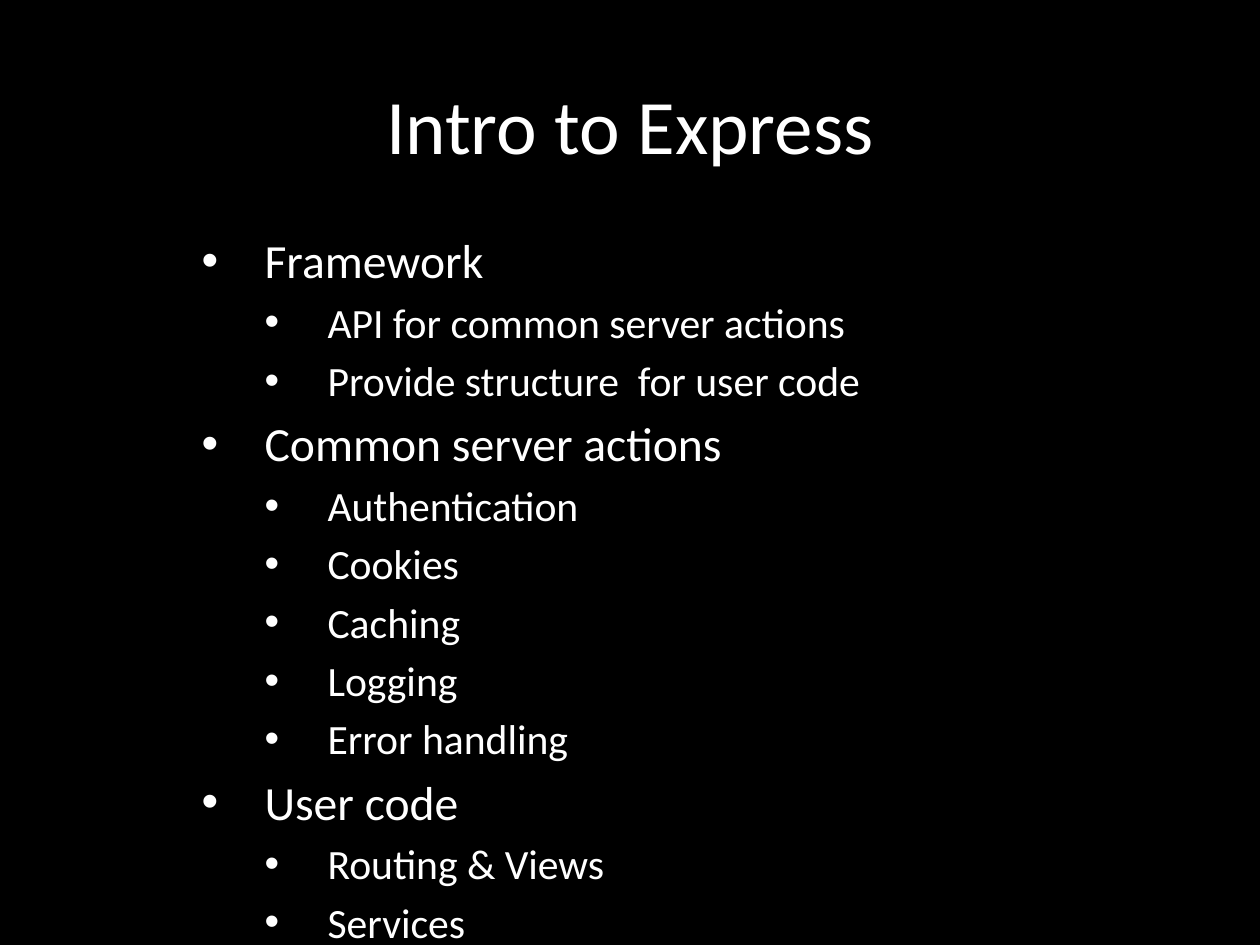
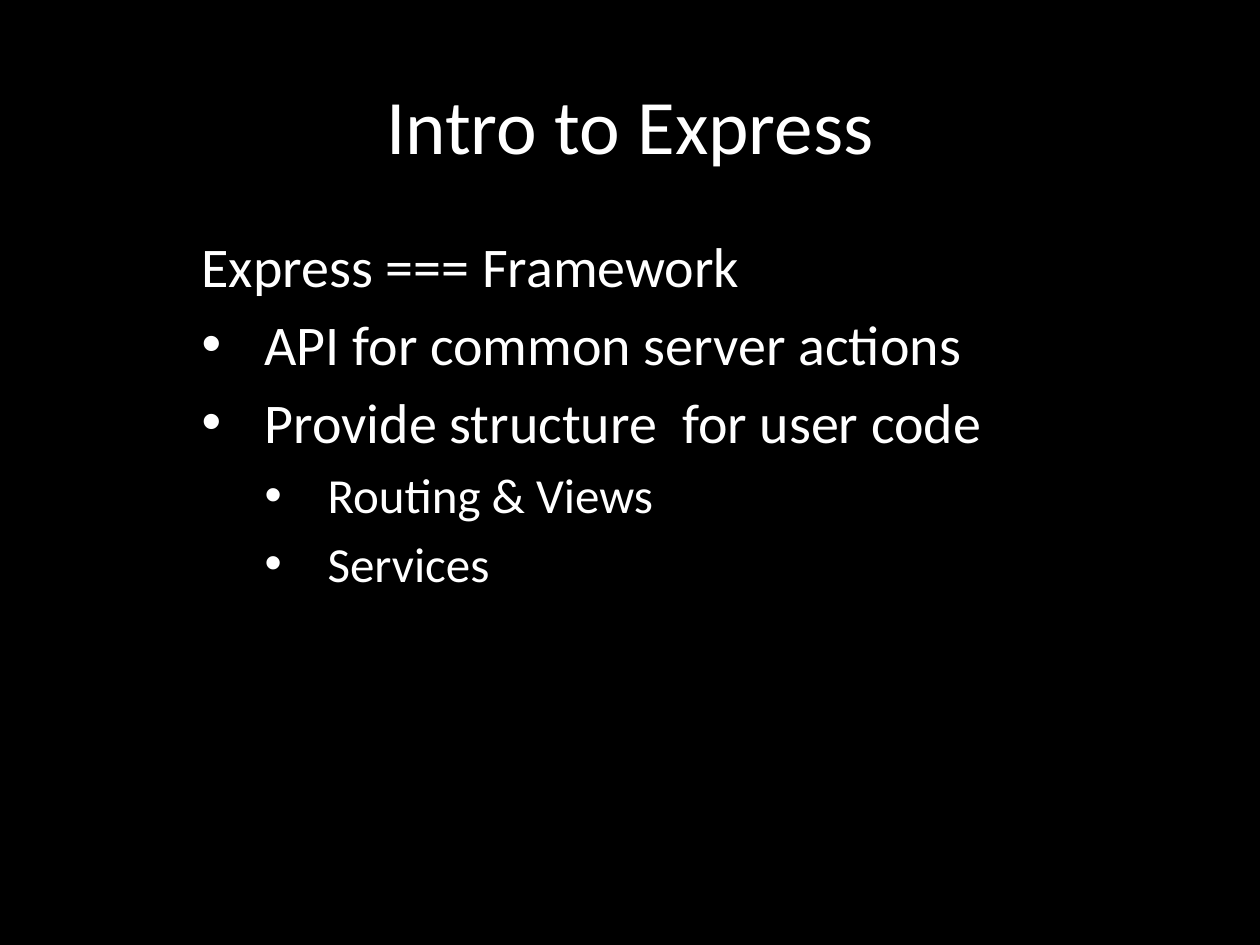
Before and after one commit to eliasjames/training-node, a slide deck: slide 3 of slides/Node Slides Day 3.pptx. Drawn at 1260x945 pixels with LibreOffice and Linux fonts; fonts in the diff are those of the drawing. Boxes give left, top, right and bottom in pixels: in the first picture for what was removed or moved away, otherwise in the second. Text is boxed around its words. In the diff, an @@ line names an element or a change of style, - is before the commit and + after.

```diff
--- a/slides/Node Slides Day 3.pptx
+++ b/slides/Node Slides Day 3.pptx
@@ subtitle at <box>202,248,739,296</box>: text changed; size 27.2 to 32 pt @@
-• Framework
+Express === Framework
@@ subtitle at <box>265,326,981,583</box>: size 23.8 to 32 pt in "API for common server actions", "Provide structure for user code"; size 23.8 to 28 pt in "Routing & Views", "Services"; list level 2 to 1 in "API for common server actions"; list level 2 to 1 in "Provide structure for user code" @@
@@ subtitle at <box>265,428,721,821</box>: paragraphs removed @@
-• Common server actions
-  • Authentication
-  • Cookies
-  • Caching
-  • Logging
-  • Error handling
-• User code
```
Also in this commit, not shown: 2 other slides changed, 3 slides added, 3 slides removed.
